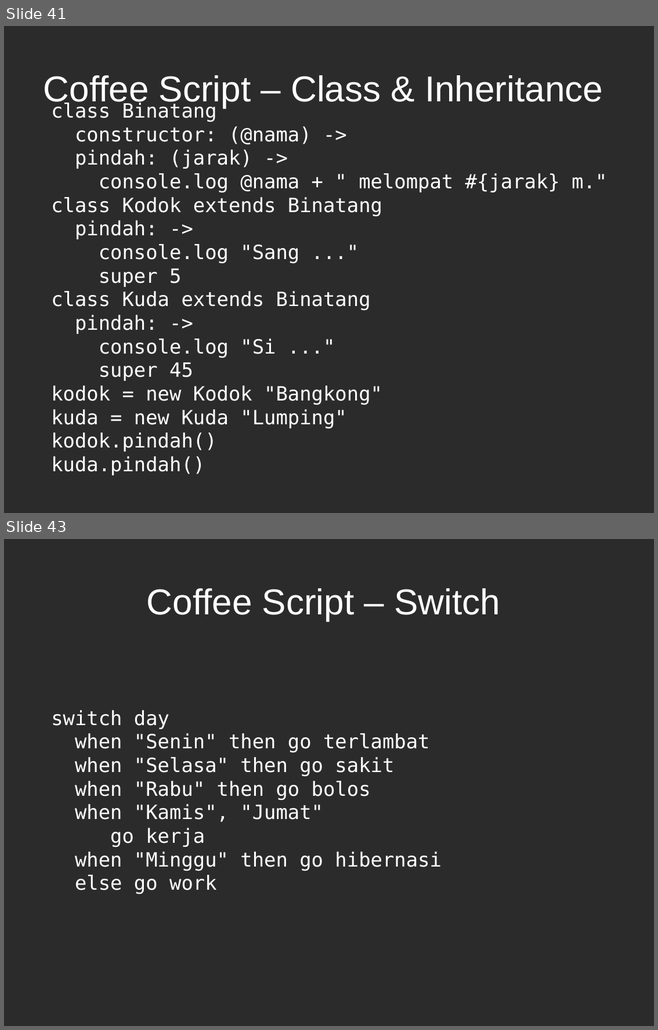
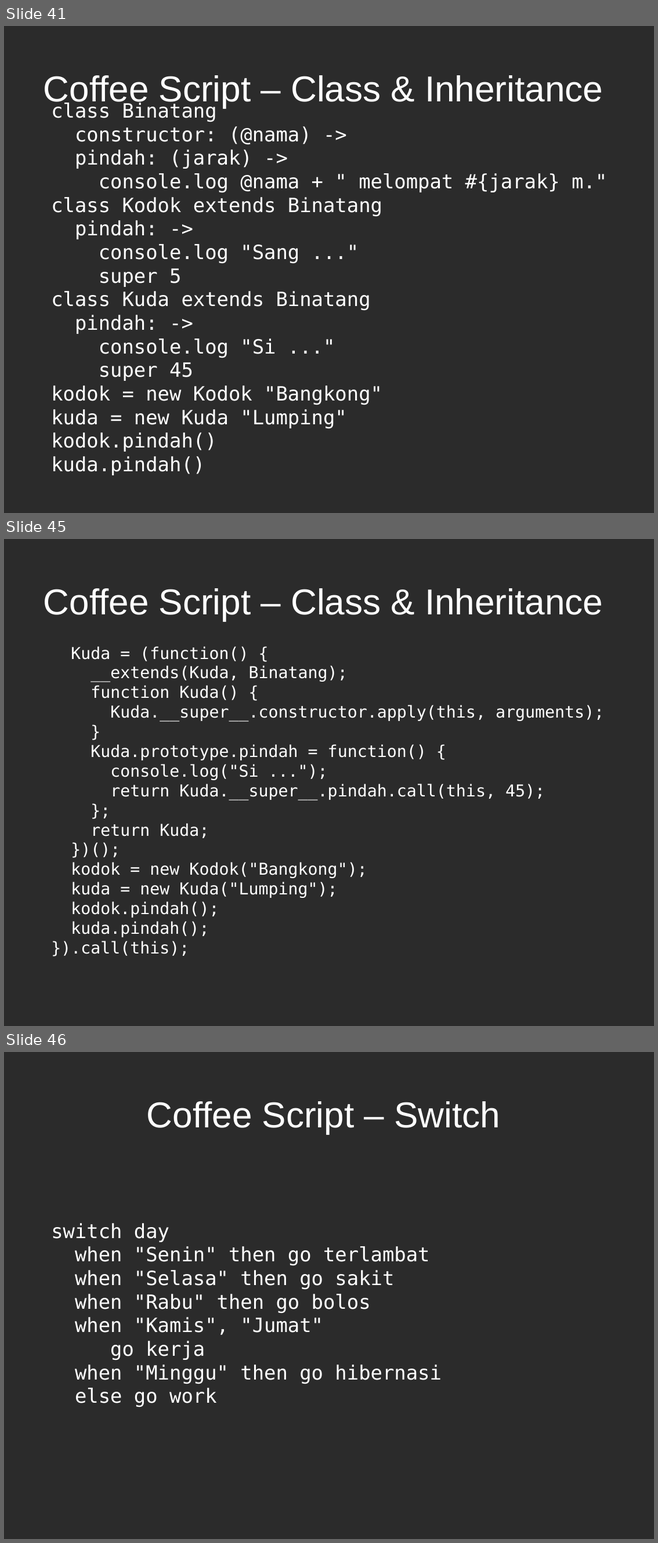
Before and after one commit to karuna/presentation, a slide deck: 20110919/rails3.1.odp. Shown one above the other, each under a label of ours: slides 41 and 43 before the commit, slides 41, 45 and 46 after it; the slides between them are not shown. The pictures are 658x1030 and 658x1543 pixels, drawn with LibreOffice and Linux fonts; fonts in the diff are those of the drawing; background and template pictures are left out; a plain dark background stands for a picture behind light text. Boxes give left, top, right and bottom in pixels: in the first picture for what was removed or moved away, otherwise in the second. Text is boxed around its words. In the diff, an @@ line names an element or a change of style, - is before the commit and + after.

```diff
--- a/20110919/rails3.1.odp
+++ b/20110919/rails3.1.odp
@@ slide 45 added at bbox=[4, 539, 654, 1026], background picture (left out) @@
@@ title added at bbox=[43, 588, 603, 621], 44 pt, text #FFFFFF @@
+Coffee Script – Class & Inheritance
@@ subtitle added at bbox=[51, 646, 604, 957], 20 pt, text #FFFFFF @@
+Kuda = (function() {
+__extends(Kuda, Binatang);
+function Kuda() {
+Kuda.__super__.constructor.apply(this, arguments);
+}
+Kuda.prototype.pindah = function() {
+console.log("Si ...");
+return Kuda.__super__.pindah.call(this, 45);
+};
+return Kuda;
+})();
+kodok = new Kodok("Bangkong");
+kuda = new Kuda("Lumping");
+kodok.pindah();
+kuda.pindah();
+}).call(this);
@@ what was slide 43 is now slide 46 @@
```
Also in this commit, not shown: 6 slides changed, 2 other slides added.
